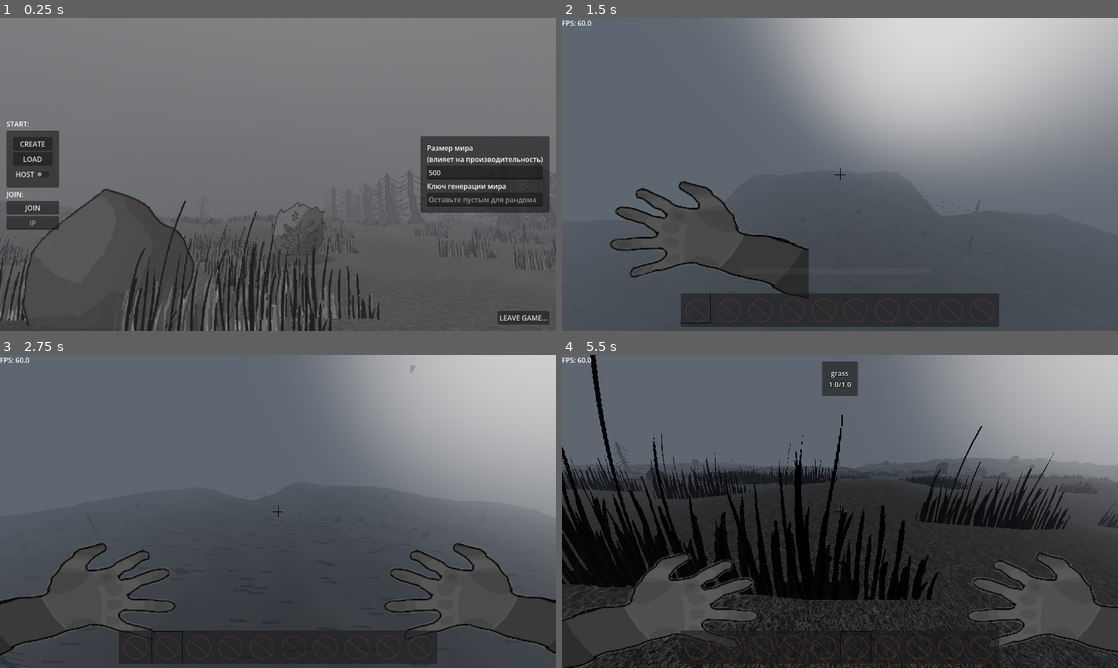
Above: before the commit, frames 1-4 (two rows, left to right).
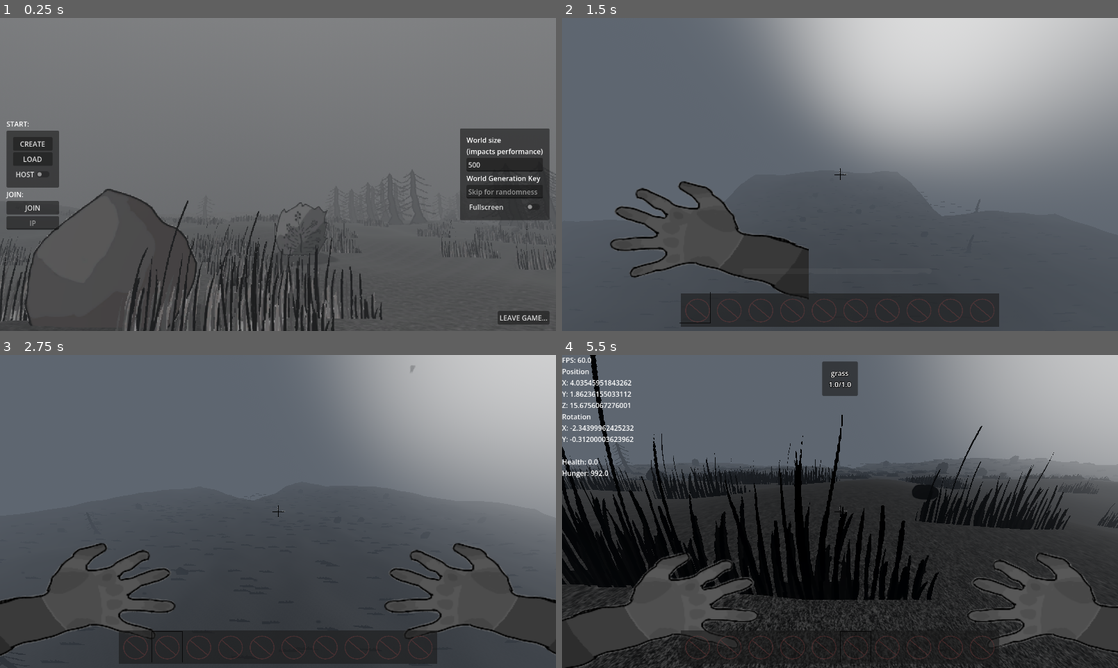
Above: after the commit, the same moments.

Repository: nxfrz-2ghz/SurvivalGame
Game: Godot game, scene res://scenes/main/main.tscn
Two runs of this game, one before a commit and one after it. Both use one fixed random seed, a clock stepped at 60 frames per second and the inputs below. The engine's default icon, where the game draws it, is replaced by a stand-in: a white triangle on a blue panel in a dark square.
Inputs (mouse positions are in pixels of both pictures, inside the frame that each line leads up to):
- Up to frame 1 (0.25 s): no input
- Up to frame 2 (1.5 s): click "CREATE" at 0.5 s; move the mouse to (867, 174) at 1.27 s; hold W (up) from 1.28 s (still down); tap 0 (0) at 1.35 s
- Up to frame 3 (2.75 s): keep holding W (up); tap 1 (1) at 1.55, 2.1 s; move the mouse to (250, 511) at 2.02 s; tap 2 (2) at 2.3 s
- Up to frame 4 (5.5 s): keep holding W (up); move the mouse to (851, 505) at 2.77 s; tap 2 (2) at 2.85 s; tap 3 (3) at 3.05, 3.6 s; move the mouse to (834, 517) at 3.52 s; tap 4 (4) at 3.8, 4.35 s; move the mouse to (878, 514) at 4.27 s; tap 5 (5) at 4.55, 5.1 s; tap F1 (f1, bound only after the commit) at 4.9 s; move the mouse to (795, 508) at 5.02 s; tap 6 (6) at 5.3 s

The runs differ from the first frame. In frame 1, 11% of the frame differs, in the area x 0-100%, y 35-100%; in frame 2, less than 0.1%; in frame 3, less than 0.1%; in frame 4, 1.0%.

Commit message:
FIX
add cook_speed, full_screen, upgrade debug menu (f1) and fix spawn items while world is generating

Diff:
--- a/components/cook_component/cook_component.gd
+++ b/components/cook_component/cook_component.gd
@@ -31,8 +31,7 @@
 @rpc("any_peer", "call_local")
 func craft(input: String):
 	queue.append(input)
-	if fuel and craft_timer.is_stopped():
-		craft_timer.start()
+	if fuel and craft_timer.is_stopped(): start_cook()
 
 @rpc("any_peer", "call_local")
 func add_fuel() -> void:
@@ -42,12 +41,15 @@
 	if !queue.is_empty() and craft_timer.is_stopped():
 		fuel_timer.start()
 
+func start_cook() -> void:
+	craft_timer.wait_time = R.exchangeable_items[cook_category][queue.max()]["speed"]
+	craft_timer.start()
+
 func _on_craft_timer_timeout() -> void:
 	parent.drop(R.exchangeable_items[parent.nname].get(queue.pop_front())["output"])
 
 	# Продолжение плавки
-	if !queue.is_empty():
-		craft_timer.start()
+	if !queue.is_empty(): start_cook()
 
 func _on_fuel_timer_timeout() -> void:
 	fuel -= 1
--- a/components/fps_label/fps_label.gd
+++ /dev/null
@@ -1,5 +0,0 @@
-extends Label
-
-
-func _physics_process(_delta: float) -> void:
-	text = "FPS: " + str(Engine.get_frames_per_second())
--- a/components/fps_label/fps_label.tscn
+++ /dev/null
@@ -1,6 +0,0 @@
-[gd_scene load_steps=2 format=3 uid="uid://ccuilgc2uer2y"]
-
-[ext_resource type="Script" uid="uid://c8srq56yg303u" path="res://components/fps_label/fps_label.gd" id="1_7cv8m"]
-
-[node name="FPSLabel" type="Label"]
-script = ExtResource("1_7cv8m")
--- a/project.godot
+++ b/project.godot
@@ -172,6 +172,11 @@
 "events": [Object(InputEventKey,"resource_local_to_scene":false,"resource_name":"","device":-1,"window_id":0,"alt_press …(195 unchanged characters)…
 ]
 }
+f1={
+"deadzone": 0.2,
+"events": [Object(InputEventKey,"resource_local_to_scene":false,"resource_name":"","device":-1,"window_id":0,"alt_pressed":false,"shift_pressed":false,"ctrl_pressed":false,"meta_pressed":false,"pressed":false,"keycode":0,"physical_keycode":4194332,"key_label":0,"unicode":0,"location":0,"echo":false,"script":null)
+]
+}
 
 [layer_names]
 
--- a/scenes/main/gui.gd
+++ b/scenes/main/gui.gd
@@ -2,6 +2,7 @@
 
 @onready var main_menu = $MainMenu
 @onready var game_menu := $GameMenu
+@onready var background := $Background
 @onready var hud = $HUD
 
 
--- /dev/null
+++ b/scenes/main/gui/debug.gd
@@ -0,0 +1,37 @@
+extends Label
+
+func _physics_process(_delta: float) -> void:
+	if !visible: return
+	if G.state_machine != "game": return
+	if not G.player: return
+
+	text = "FPS: " + str(Engine.get_frames_per_second())
+
+	text += "\nPosition\n"
+	text += "X: " + str(G.player.position.x) + "\n"
+	text += "Y: " + str(G.player.position.y) + "\n"
+	text += "Z: " + str(G.player.position.z) + "\n"
+	text += "Rotation\n"
+	text += "X: " + str(G.player.rotation.y) + "\n"
+	text += "Y: " + str(G.player.head.rotation.x) + "\n"
+
+	text += output
+
+
+# STATS_LABEL
+
+var health: float
+var hunger: float
+
+var output: String
+
+func on_health_changed(cur: float, _maxx: float) -> void:
+	health = cur
+	update()
+
+func on_hunger_changed(cur: float) -> void:
+	hunger = cur
+	update()
+
+func update() -> void:
+	output = "\nHealth: " + str(health) + "\nHunger: " + str(hunger)
--- /dev/null
+++ b/scenes/main/gui/fullscreen_button.gd
@@ -0,0 +1,8 @@
+extends CheckButton
+
+
+func _on_toggled(toggled_on: bool) -> void:
+	if toggled_on:
+		DisplayServer.window_set_mode(DisplayServer.WINDOW_MODE_FULLSCREEN)
+	else:
+		DisplayServer.window_set_mode(DisplayServer.WINDOW_MODE_WINDOWED)
--- a/scenes/main/gui/hud.gd
+++ b/scenes/main/gui/hud.gd
@@ -5,3 +5,4 @@
 @onready var health_vignette := $HealthVignette
 @onready var damage_vignette := $DamageVignette
 @onready var stamina_bar := $StaminaBar
+@onready var debug := $Debug
--- a/scenes/main/gui/main_menu.gd
+++ b/scenes/main/gui/main_menu.gd
@@ -1,5 +1,6 @@
-extends PanelContainer
+extends Node
 
-@onready var host_button := $MarginContainer/VBoxContainer/PanelContainer/MarginContainer/VBoxContainer/HostButton
-@onready var world_size := $MarginContainer/VBoxContainer2/PanelContainer/MarginContainer/VBoxContainer/LineEdit
-@onready var world_seed := $MarginContainer/VBoxContainer2/PanelContainer/MarginContainer/VBoxContainer/LineEdit2
+@onready var address_label := $VBoxContainer/AddresLabel
+@onready var host_button := $VBoxContainer/PanelContainer/MarginContainer/VBoxContainer/HostButton
+@onready var world_size := $VBoxContainer2/PanelContainer/MarginContainer/VBoxContainer/LineEdit
+@onready var world_seed := $VBoxContainer2/PanelContainer/MarginContainer/VBoxContainer/LineEdit2
--- a/scenes/main/main.gd
+++ b/scenes/main/main.gd
@@ -2,14 +2,18 @@
 
 const PLAYER_SCENE := preload("res://scenes/player/player.tscn")
 const PORT: int = 9999
-
-@onready var address_label := $GUI/MainMenu/MarginContainer/VBoxContainer/AddresLabel
 
 var enet_peer := ENetMultiplayerPeer.new()
 
 func _ready() -> void:
 	if OS.get_name() == "Web":
 		G.text_message.add("HINT: web version cant support volumetic fog and multiplayer, for better expirience recommended play full downlowdable version")
+
+
+func _input(_event: InputEvent) -> void:
+	if Input.is_action_just_pressed("f1"):
+		G.gui.hud.debug.visible = !G.gui.hud.debug.visible
+
 
 func prepare_for_a_game(type: String) -> void:
 	if type == "server":
@@ -27,10 +31,23 @@
 
 	elif type == "client":
 		var address = "localhost" # Или возьмите из UI: menu.adress_entry.text
-		if address_label.text: address = address_label.text
+		if G.gui.main_menu.address_label.text: address = G.gui.main_menu.address_label.text
 		var error = enet_peer.create_client(address, PORT)
 		if error != OK: return
 		multiplayer.multiplayer_peer = enet_peer
+
+
+func connect_signals_to_player(player: CharacterBody3D) -> void:
+	player.get_node("%InteractRay").target_found.connect(G.gui.hud.target_label.update)
+	player.get_node("%InventoryController").update.connect(G.gui.hud.inventory.update)
+	player.get_node("%InventoryController").set_hotbar_slot.connect(G.gui.hud.inventory.set_hotbar_slot)
+	player.get_node("%Book").open_book.connect(G.gui.hud.inventory.hide)
+	player.get_node("%Book").close_book.connect(G.gui.hud.inventory.show)
+	player.get_node("%HealthComponent").changed.connect(G.gui.hud.health_vignette.on_health_changed)
+	player.get_node("%HealthComponent").on_damage.connect(G.gui.hud.damage_vignette.on_damage)
+	player.get_node("StaminaController").changed.connect(G.gui.hud.stamina_bar.on_stamina_changed)
+	player.get_node("%HealthComponent").changed.connect(G.gui.hud.debug.on_health_changed)
+	player.get_node("HungerController").changed.connect(G.gui.hud.debug.on_hunger_changed)
 
 
 func add_player(peer_id: int) -> void:
@@ -42,15 +59,8 @@
 
 	# Если игрок это мы, отложенно подключаем сигналы
 	if peer_id == multiplayer.get_unique_id():
-		player.get_node("%InteractRay").target_found.connect(G.gui.hud.target_label.update)
-		player.get_node("%InventoryController").update.connect(G.gui.hud.inventory.update)
-		player.get_node("%InventoryController").set_hotbar_slot.connect(G.gui.hud.inventory.set_hotbar_slot)
-		player.get_node("%Book").open_book.connect(G.gui.hud.inventory.hide)
-		player.get_node("%Book").close_book.connect(G.gui.hud.inventory.show)
-		player.get_node("%HealthComponent").changed.connect(G.gui.hud.health_vignette.on_health_changed)
-		player.get_node("%HealthComponent").on_damage.connect(G.gui.hud.damage_vignette.on_damage)
-		player.get_node("StaminaController").changed.connect(G.gui.hud.stamina_bar.on_stamina_changed)
-
+		connect_signals_to_player(player)
+		G.player = player
 	else:
 		var world_node = G.world.get_node("World")
 		world_node.rpc_id(peer_id, "join_world", world_node.world_seed, int(G.gui.main_menu.world_size.text))
@@ -63,6 +73,7 @@
 
 func start_game(is_load: bool = false) -> void:
 	G.gui.main_menu.hide()
+	G.gui.background.queue_free()
 	if multiplayer.get_unique_id() == 1:
 		if is_load:
 			G.world.get_node("World").load_world()
@@ -98,11 +109,5 @@
 func _on_player_spawner_spawned(node: Node) -> void:
 	node.position.y = 50
 	if str(multiplayer.get_unique_id()) == node.name:
-		node.get_node("%InteractRay").target_found.connect(G.gui.hud.target_label.update)
-		node.get_node("%InventoryController").update.connect(G.gui.hud.inventory.update)
-		node.get_node("%InventoryController").set_hotbar_slot.connect(G.gui.hud.inventory.set_hotbar_slot)
-		node.get_node("%Book").open_book.connect(G.gui.hud.inventory.hide)
-		node.get_node("%Book").close_book.connect(G.gui.hud.inventory.show)
-		node.get_node("%HealthComponent").changed.connect(G.gui.hud.health_vignette.on_health_changed)
-		node.get_node("%HealthComponent").on_damage.connect(G.gui.hud.damage_vignette.on_damage)
-		node.get_node("StaminaController").changed.connect(G.gui.hud.stamina_bar.on_stamina_changed)
+		connect_signals_to_player(node)
+		G.player = node
--- a/scenes/main/main.tscn
+++ b/scenes/main/main.tscn
@@ -2,7 +2,6 @@
 
 [ext_resource type="Script" uid="uid://c8l40e2t7qf3r" path="res://scenes/main/main.gd" id="1_l3cfh"]
 [ext_resource type="PackedScene" uid="uid://bca3cjm2s2o6d" path="res://scenes/world/world.tscn" id="2_3s6yk"]
-[ext_resource type="PackedScene" uid="uid://ccuilgc2uer2y" path="res://components/fps_label/fps_label.tscn" id="3_a8run"]
 [ext_resource type="Texture2D" uid="uid://fmv6ac8qq7r7" path="res://res/sprites/gui/aim.png" id="3_ab7mr"]
 [ext_resource type="Script" uid="uid://sfqqllsbirx2" path="res://scenes/main/multiplayer_spawner.gd" id="3_nvumn"]
 [ext_resource type="Texture2D" uid="uid://dwlrxn5cvf8ov" path="res://res/sprites/gui/choose_slot.png" id="4_l3cfh"]
@@ -19,6 +18,8 @@
 [ext_resource type="Script" uid="uid://bcvafvya4wcrc" path="res://scenes/main/gui/damage_vignette.gd" id="14_r4lks"]
 [ext_resource type="Script" uid="uid://d25jbatuakb3x" path="res://scenes/main/gui/stamina_bar.gd" id="15_necax"]
 [ext_resource type="Texture2D" uid="uid://kflc51gj346l" path="res://res/sprites/gui/Screenshot_20260306_182814.png" id="15_nvumn"]
+[ext_resource type="Script" uid="uid://bni0q2stunvev" path="res://scenes/main/gui/debug.gd" id="15_p8abn"]
+[ext_resource type="Script" uid="uid://cp54fimx3yc7i" path="res://scenes/main/gui/fullscreen_button.gd" id="18_r4lks"]
 
 [sub_resource type="GDScript" id="GDScript_ou6is"]
 script/source = "extends Node3D
@@ -120,6 +121,44 @@
 corner_radius_top_right = 12
 corner_radius_bottom_right = 12
 
+[sub_resource type="Animation" id="Animation_necax"]
+length = 0.001
+tracks/0/type = "value"
+tracks/0/imported = false
+tracks/0/enabled = true
+tracks/0/path = NodePath(".:position")
+tracks/0/interp = 1
+tracks/0/loop_wrap = true
+tracks/0/keys = {
+"times": PackedFloat32Array(0),
+"transitions": PackedFloat32Array(1),
+"update": 0,
+"values": [Vector2(640, 360)]
+}
+
+[sub_resource type="Animation" id="Animation_r4lks"]
+resource_name = "default"
+length = 16.0
+loop_mode = 1
+tracks/0/type = "value"
+tracks/0/imported = false
+tracks/0/enabled = true
+tracks/0/path = NodePath(".:position")
+tracks/0/interp = 1
+tracks/0/loop_wrap = true
+tracks/0/keys = {
+"times": PackedFloat32Array(0, 4.0333333, 8.033334, 12.066667, 15.966666),
+"transitions": PackedFloat32Array(1, 2, 1, 2, 1),
+"update": 0,
+"values": [Vector2(640, 360), Vector2(740, 360), Vector2(640, 360), Vector2(540, 360), Vector2(640, 360)]
+}
+
+[sub_resource type="AnimationLibrary" id="AnimationLibrary_pg34l"]
+_data = {
+&"RESET": SubResource("Animation_necax"),
+&"default": SubResource("Animation_r4lks")
+}
+
 [node name="Main" type="Node" unique_id=885458657]
 script = ExtResource("1_l3cfh")
 
@@ -170,10 +209,6 @@
 
 [node name="AnimationPlayer" type="AnimationPlayer" parent="GUI/HUD/DamageVignette" unique_id=478140708]
 libraries/ = SubResource("AnimationLibrary_p8abn")
-
-[node name="FPSLabel" parent="GUI/HUD" unique_id=628286725 instance=ExtResource("3_a8run")]
-offset_right = 1.0
-offset_bottom = 23.0
 
 [node name="Aim" type="TextureRect" parent="GUI/HUD" unique_id=1041307084]
 anchors_preset = 8
@@ -521,111 +556,129 @@
 value = 1.0
 show_percentage = false
 
-[node name="MainMenu" type="PanelContainer" parent="GUI" unique_id=1400361060]
-anchors_preset = 15
-anchor_right = 1.0
-anchor_bottom = 1.0
-grow_horizontal = 2
-grow_vertical = 2
-script = ExtResource("11_th5th")
-
-[node name="Background" type="TextureRect" parent="GUI/MainMenu" unique_id=141368914]
-layout_mode = 2
+[node name="Debug" type="Label" parent="GUI/HUD" unique_id=350619231]
+visible = false
+offset_right = 40.0
+offset_bottom = 77.0
+script = ExtResource("15_p8abn")
+
+[node name="Background" type="TextureRect" parent="GUI" unique_id=1984802104]
+anchors_preset = 8
+anchor_left = 0.5
+anchor_top = 0.5
+anchor_right = 0.5
+anchor_bottom = 0.5
+grow_horizontal = 2
+grow_vertical = 2
 texture = ExtResource("15_nvumn")
 expand_mode = 1
 stretch_mode = 3
 
-[node name="MarginContainer" type="MarginContainer" parent="GUI/MainMenu" unique_id=362533778]
-layout_mode = 2
+[node name="AnimationPlayer" type="AnimationPlayer" parent="GUI/Background" unique_id=1531877782]
+libraries/ = SubResource("AnimationLibrary_pg34l")
+autoplay = &"default"
+
+[node name="MainMenu" type="MarginContainer" parent="GUI" unique_id=363169062]
+anchors_preset = 15
+anchor_right = 1.0
+anchor_bottom = 1.0
+grow_horizontal = 2
+grow_vertical = 2
 theme_override_constants/margin_left = 15
 theme_override_constants/margin_top = 15
 theme_override_constants/margin_right = 15
 theme_override_constants/margin_bottom = 15
-
-[node name="VBoxContainer" type="VBoxContainer" parent="GUI/MainMenu/MarginContainer" unique_id=1738444659]
+script = ExtResource("11_th5th")
+
+[node name="VBoxContainer" type="VBoxContainer" parent="GUI/MainMenu" unique_id=1738444659]
 layout_mode = 2
 size_flags_horizontal = 0
 size_flags_vertical = 4
 
-[node name="Start" type="Label" parent="GUI/MainMenu/MarginContainer/VBoxContainer" unique_id=95926002]
+[node name="Start" type="Label" parent="GUI/MainMenu/VBoxContainer" unique_id=95926002]
 layout_mode = 2
 text = "START:"
 
-[node name="PanelContainer" type="PanelContainer" parent="GUI/MainMenu/MarginContainer/VBoxContainer" unique_id=1402470755]
-layout_mode = 2
-
-[node name="MarginContainer" type="MarginContainer" parent="GUI/MainMenu/MarginContainer/VBoxContainer/PanelContainer" unique_id=507088571]
+[node name="PanelContainer" type="PanelContainer" parent="GUI/MainMenu/VBoxContainer" unique_id=1402470755]
+layout_mode = 2
+
+[node name="MarginContainer" type="MarginContainer" parent="GUI/MainMenu/VBoxContainer/PanelContainer" unique_id=507088571]
 layout_mode = 2
 theme_override_constants/margin_left = 15
 theme_override_constants/margin_top = 15
 theme_override_constants/margin_right = 15
 theme_override_constants/margin_bottom = 15
 
-[node name="VBoxContainer" type="VBoxContainer" parent="GUI/MainMenu/MarginContainer/VBoxContainer/PanelContainer/MarginContainer" unique_id=1794613856]
-layout_mode = 2
-
-[node name="CreateButton" type="Button" parent="GUI/MainMenu/MarginContainer/VBoxContainer/PanelContainer/MarginContainer/VBoxContainer" unique_id=1630802734]
+[node name="VBoxContainer" type="VBoxContainer" parent="GUI/MainMenu/VBoxContainer/PanelContainer/MarginContainer" unique_id=1794613856]
+layout_mode = 2
+
+[node name="CreateButton" type="Button" parent="GUI/MainMenu/VBoxContainer/PanelContainer/MarginContainer/VBoxContainer" unique_id=1630802734]
 layout_mode = 2
 text = "CREATE"
 
-[node name="LoadButton" type="Button" parent="GUI/MainMenu/MarginContainer/VBoxContainer/PanelContainer/MarginContainer/VBoxContainer" unique_id=347587006]
+[node name="LoadButton" type="Button" parent="GUI/MainMenu/VBoxContainer/PanelContainer/MarginContainer/VBoxContainer" unique_id=347587006]
 layout_mode = 2
 text = "LOAD"
 
-[node name="HostButton" type="CheckButton" parent="GUI/MainMenu/MarginContainer/VBoxContainer/PanelContainer/MarginContainer/VBoxContainer" unique_id=353856057]
+[node name="HostButton" type="CheckButton" parent="GUI/MainMenu/VBoxContainer/PanelContainer/MarginContainer/VBoxContainer" unique_id=353856057]
 layout_mode = 2
 text = "HOST"
 
-[node name="Join" type="Label" parent="GUI/MainMenu/MarginContainer/VBoxContainer" unique_id=183064634]
+[node name="Join" type="Label" parent="GUI/MainMenu/VBoxContainer" unique_id=183064634]
 layout_mode = 2
 text = "JOIN:"
 
-[node name="JoinButton" type="Button" parent="GUI/MainMenu/MarginContainer/VBoxContainer" unique_id=495309861]
+[node name="JoinButton" type="Button" parent="GUI/MainMenu/VBoxContainer" unique_id=495309861]
 layout_mode = 2
 text = "JOIN"
 
-[node name="AddresLabel" type="LineEdit" parent="GUI/MainMenu/MarginContainer/VBoxContainer" unique_id=2053772195]
+[node name="AddresLabel" type="LineEdit" parent="GUI/MainMenu/VBoxContainer" unique_id=2053772195]
 layout_mode = 2
 placeholder_text = "IP"
 alignment = 1
 
-[node name="VBoxContainer2" type="VBoxContainer" parent="GUI/MainMenu/MarginContainer" unique_id=516588149]
+[node name="VBoxContainer2" type="VBoxContainer" parent="GUI/MainMenu" unique_id=516588149]
 layout_mode = 2
 size_flags_horizontal = 8
 size_flags_vertical = 4
 
-[node name="PanelContainer" type="PanelContainer" parent="GUI/MainMenu/MarginContainer/VBoxContainer2" unique_id=213670114]
-layout_mode = 2
-
-[node name="MarginContainer" type="MarginContainer" parent="GUI/MainMenu/MarginContainer/VBoxContainer2/PanelContainer" unique_id=106033644]
+[node name="PanelContainer" type="PanelContainer" parent="GUI/MainMenu/VBoxContainer2" unique_id=213670114]
+layout_mode = 2
+
+[node name="MarginContainer" type="MarginContainer" parent="GUI/MainMenu/VBoxContainer2/PanelContainer" unique_id=106033644]
 layout_mode = 2
 theme_override_constants/margin_left = 15
 theme_override_constants/margin_top = 15
 theme_override_constants/margin_right = 15
 theme_override_constants/margin_bottom = 15
 
-[node name="VBoxContainer" type="VBoxContainer" parent="GUI/MainMenu/MarginContainer/VBoxContainer2/PanelContainer/MarginContainer" unique_id=889330797]
-layout_mode = 2
-
-[node name="Label" type="Label" parent="GUI/MainMenu/MarginContainer/VBoxContainer2/PanelContainer/MarginContainer/VBoxContainer" unique_id=648998576]
-layout_mode = 2
-text = "Размер мира
-(влияет на производительность)"
-
-[node name="LineEdit" type="LineEdit" parent="GUI/MainMenu/MarginContainer/VBoxContainer2/PanelContainer/MarginContainer/VBoxContainer" unique_id=814682778]
+[node name="VBoxContainer" type="VBoxContainer" parent="GUI/MainMenu/VBoxContainer2/PanelContainer/MarginContainer" unique_id=889330797]
+layout_mode = 2
+
+[node name="Label" type="Label" parent="GUI/MainMenu/VBoxContainer2/PanelContainer/MarginContainer/VBoxContainer" unique_id=648998576]
+layout_mode = 2
+text = "World size
+(impacts performance)"
+
+[node name="LineEdit" type="LineEdit" parent="GUI/MainMenu/VBoxContainer2/PanelContainer/MarginContainer/VBoxContainer" unique_id=814682778]
 layout_mode = 2
 text = "500"
 placeholder_text = "500"
 
-[node name="Label2" type="Label" parent="GUI/MainMenu/MarginContainer/VBoxContainer2/PanelContainer/MarginContainer/VBoxContainer" unique_id=583959888]
-layout_mode = 2
-text = "Ключ генерации мира"
-
-[node name="LineEdit2" type="LineEdit" parent="GUI/MainMenu/MarginContainer/VBoxContainer2/PanelContainer/MarginContainer/VBoxContainer" unique_id=515565385]
-layout_mode = 2
-placeholder_text = "Оставьте пустым для рандома"
-
-[node name="LeaveButton" type="Button" parent="GUI/MainMenu/MarginContainer" unique_id=1336085257]
+[node name="Label2" type="Label" parent="GUI/MainMenu/VBoxContainer2/PanelContainer/MarginContainer/VBoxContainer" unique_id=583959888]
+layout_mode = 2
+text = "World Generation Key"
+
+[node name="LineEdit2" type="LineEdit" parent="GUI/MainMenu/VBoxContainer2/PanelContainer/MarginContainer/VBoxContainer" unique_id=515565385]
+layout_mode = 2
+placeholder_text = "Skip for randomness"
+
+[node name="FullscreenButton" type="CheckButton" parent="GUI/MainMenu/VBoxContainer2/PanelContainer/MarginContainer/VBoxContainer" unique_id=1870858388]
+layout_mode = 2
+text = "Fullscreen"
+script = ExtResource("18_r4lks")
+
+[node name="LeaveButton" type="Button" parent="GUI/MainMenu" unique_id=1336085257]
 layout_mode = 2
 size_flags_horizontal = 8
 size_flags_vertical = 8
@@ -671,10 +724,11 @@
 
 [connection signal="spawned" from="Environment/PlayerSpawner" to="." method="_on_player_spawner_spawned"]
 [connection signal="animation_finished" from="GUI/HUD/TextMessage/AnimationPlayer" to="GUI/HUD/TextMessage" method="_on_animation_player_animation_finished"]
-[connection signal="pressed" from="GUI/MainMenu/MarginContainer/VBoxContainer/PanelContainer/MarginContainer/VBoxContainer/CreateButton" to="." method="_on_create_button_pressed"]
-[connection signal="pressed" from="GUI/MainMenu/MarginContainer/VBoxContainer/PanelContainer/MarginContainer/VBoxContainer/LoadButton" to="." method="_on_load_button_pressed"]
-[connection signal="pressed" from="GUI/MainMenu/MarginContainer/VBoxContainer/JoinButton" to="." method="_on_join_button_pressed"]
-[connection signal="pressed" from="GUI/MainMenu/MarginContainer/LeaveButton" to="GUI/MainMenu/MarginContainer/LeaveButton" method="_on_pressed"]
+[connection signal="pressed" from="GUI/MainMenu/VBoxContainer/PanelContainer/MarginContainer/VBoxContainer/CreateButton" to="." method="_on_create_button_pressed"]
+[connection signal="pressed" from="GUI/MainMenu/VBoxContainer/PanelContainer/MarginContainer/VBoxContainer/LoadButton" to="." method="_on_load_button_pressed"]
+[connection signal="pressed" from="GUI/MainMenu/VBoxContainer/JoinButton" to="." method="_on_join_button_pressed"]
+[connection signal="toggled" from="GUI/MainMenu/VBoxContainer2/PanelContainer/MarginContainer/VBoxContainer/FullscreenButton" to="GUI/MainMenu/VBoxContainer2/PanelContainer/MarginContainer/VBoxContainer/FullscreenButton" method="_on_toggled"]
+[connection signal="pressed" from="GUI/MainMenu/LeaveButton" to="GUI/MainMenu/LeaveButton" method="_on_pressed"]
 [connection signal="pressed" from="GUI/GameMenu/MarginContainer/VBoxContainer/Save" to="GUI/GameMenu" method="_on_save_pressed"]
 [connection signal="pressed" from="GUI/GameMenu/MarginContainer/VBoxContainer/ExitWithoutSave" to="GUI/GameMenu" method="_on_exit_without_save_pressed"]
 [connection signal="pressed" from="GUI/GameMenu/MarginContainer/VBoxContainer/Exit" to="GUI/GameMenu" method="_on_exit_pressed"]
--- a/scenes/world/world.gd
+++ b/scenes/world/world.gd
@@ -300,7 +300,8 @@
 			gz += OBJ_SPAWN_STEP
 		gx += OBJ_SPAWN_STEP
 
-	# В цикле раскидывания предметов, добавить проверку:
+	# Раскидываем предметы по миру
+	gx = 0
 	while gx < world_size:
 		gz = 0
 		while gz < world_size:
--- a/scripts/resources.gd
+++ b/scripts/resources.gd
@@ -4,19 +4,19 @@
 
 const exchangeable_items := {
 	"campfire": {
-		"raw_berry": {"amount": 1, "output": "cooked_berry"},
-		"raw_meat":  {"amount": 1, "output": "cooked_meet"},
+		"raw_berry": {"amount": 1, "output": "cooked_berry", "speed": 3},
+		"raw_meat":  {"amount": 1, "output": "cooked_meet", "speed": 5},
 	},
 	"furnace": {
-		"copper_ore": {"amount": 2, "output": "copper_bar"},
-		"clay":       {"amount": 2, "output": "brick"},
+		"copper_ore": {"amount": 2, "output": "copper_bar", "speed": 8},
+		"clay":       {"amount": 2, "output": "brick", "speed": 6},
 	},
 	"furnace_t2": {
-		"iron_ore": {"amount": 2, "output": "iron_bar"},
-		"iron_bar": {"amount": 2, "output": "steel_bar"},
+		"iron_ore": {"amount": 2, "output": "iron_bar", "speed": 8},
+		"iron_bar": {"amount": 2, "output": "steel_bar", "speed": 15},
 	},
 	"alchemy_station": {
-		"log": {"amount": 3, "output": "coal"},
+		"log": {"amount": 3, "output": "coal", "speed": 5},
 	},
 }
 
Not shown, removed: components/fps_label/fps_label.gd.uid
Not shown, added: scenes/main/gui/debug.gd.uid
Not shown, added: scenes/main/gui/fullscreen_button.gd.uid
